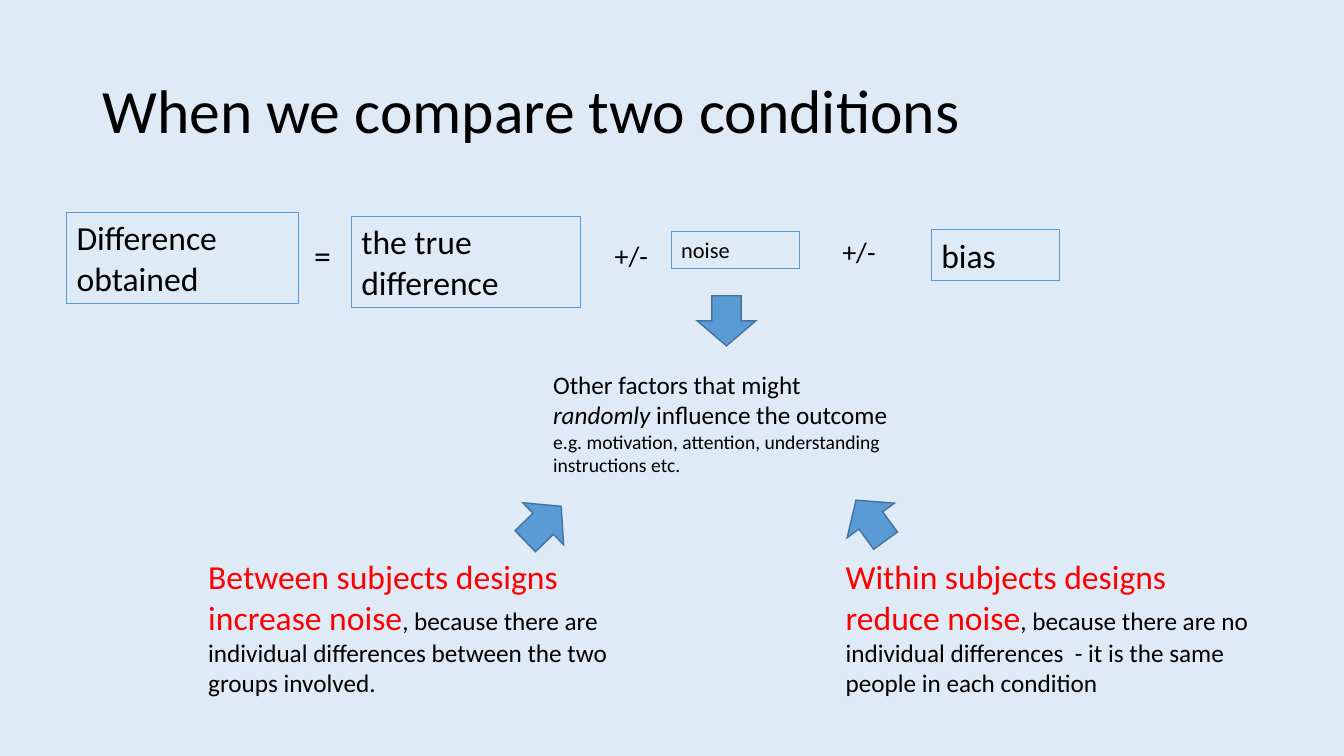
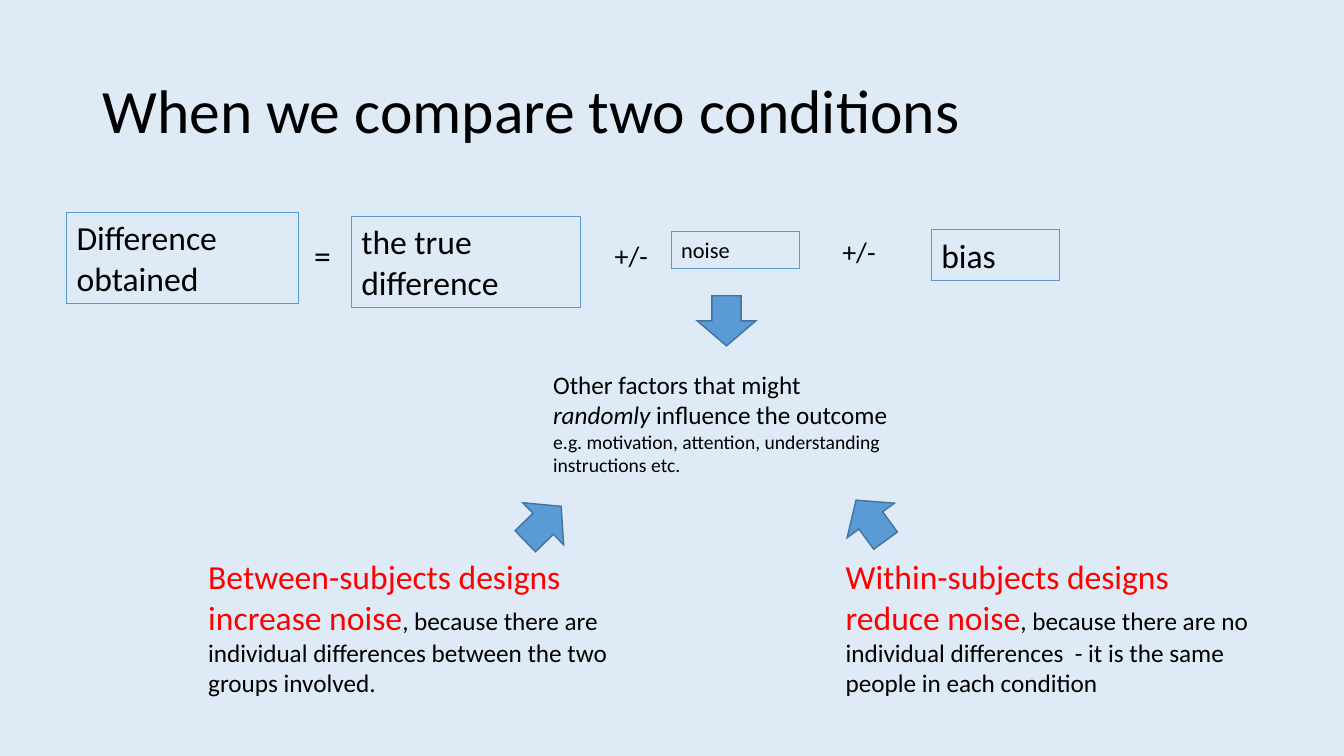
Before and after one commit to ajwills72/rmhealth-found, a slide deck: slide 29 of docs/experiments_data.pptx (slide 26 before the commit). Drawn at 1344x756 pixels with LibreOffice and Linux fonts; fonts in the diff are those of the drawing. Boxes give left, top, right and bottom in pixels: in the first picture for what was removed or moved away, otherwise in the second. Text is boxed around its words. In the diff, an @@ line names an element or a change of style, - is before the commit and + after.

```diff
--- a/docs/experiments_data.pptx
+++ b/docs/experiments_data.pptx
@@ text at <box>208,565,606,697</box>: text changed @@
-Between subjects designs increase noise, because there are individual differences between the two groups involved.
+Between-subjects designs increase noise, because there are individual differences between the two groups involved.
@@ text at <box>846,565,1248,696</box>: text changed @@
-Within subjects designs reduce noise, because there are no individual differences - it is the same people in each condition
+Within-subjects designs reduce noise, because there are no individual differences - it is the same people in each condition
```
Also in this commit, not shown: 15 other slides changed, 3 slides added, 25 slides removed, 3 other files.
